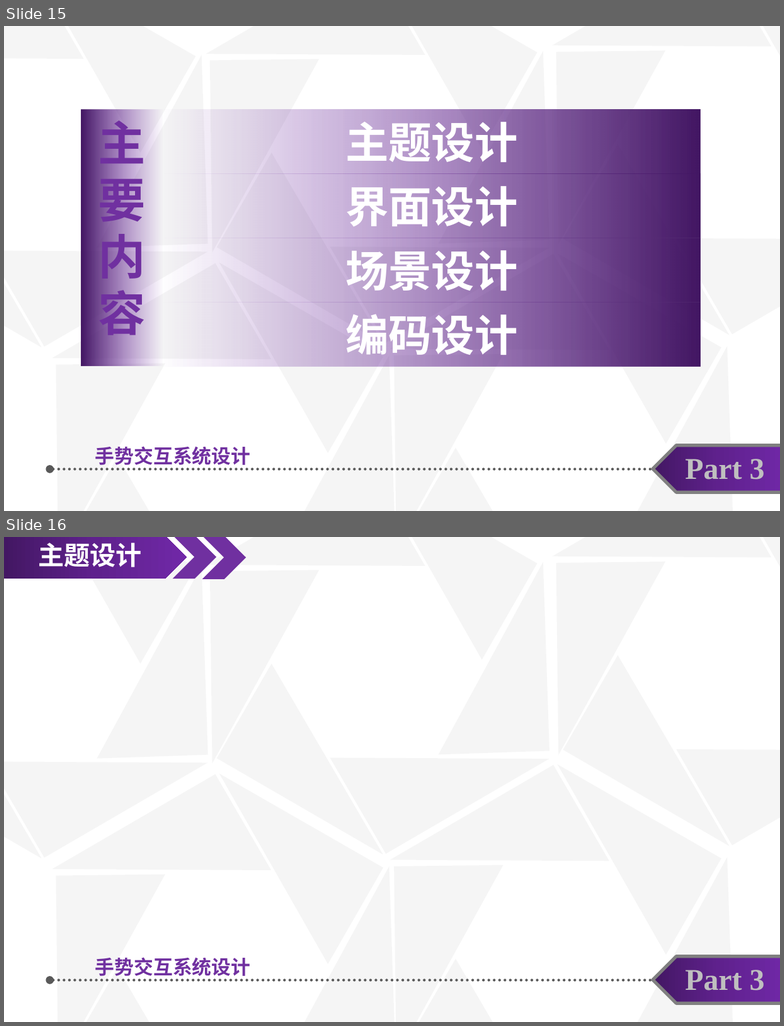
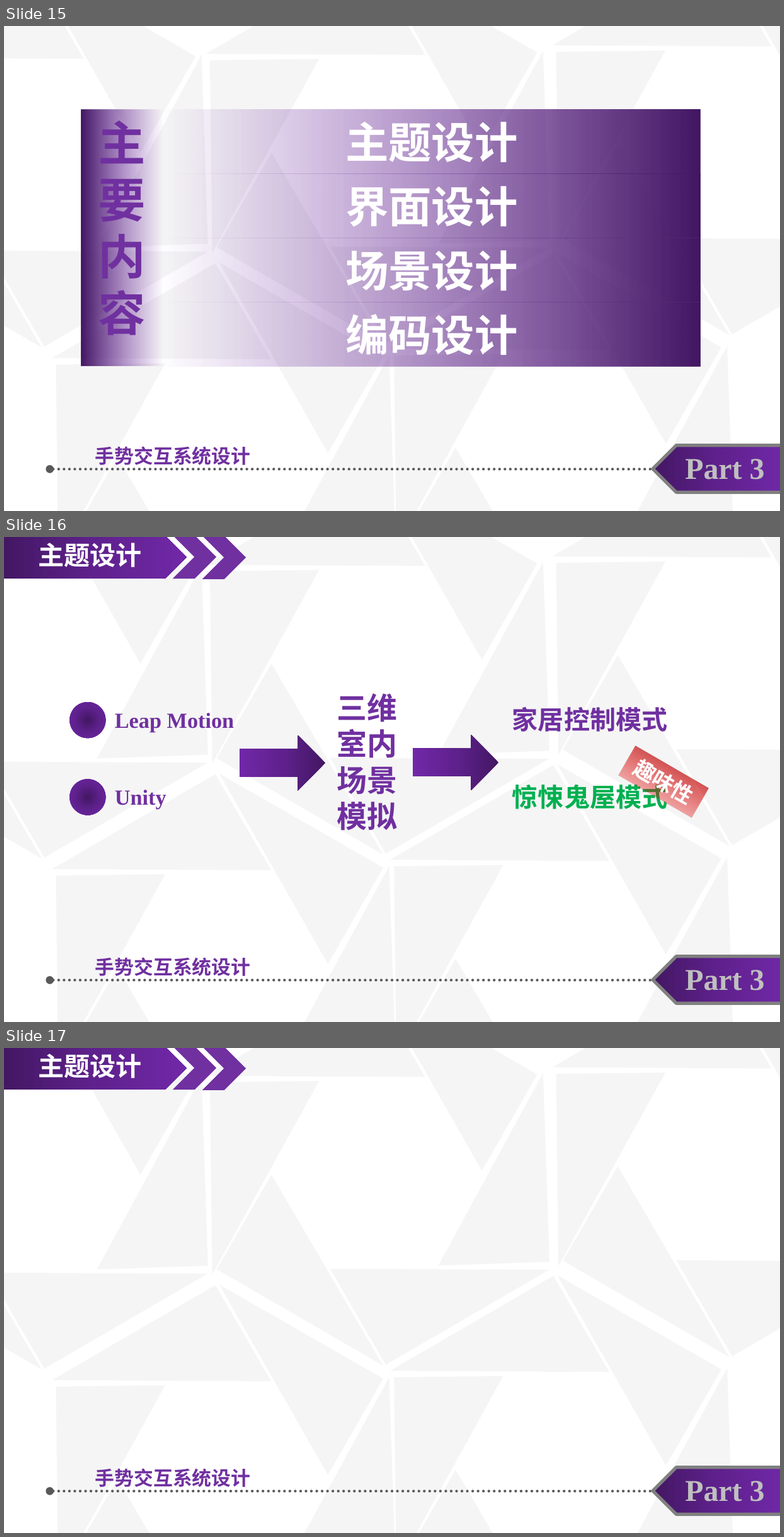
Before and after one commit to taixihuase/LeapMotion, a slide deck: Assets/Documents/毕业设计答辩.pptx. Shown one above the other, each under a label of ours: slides 15 and 16 before the commit, slides 15, 16 and 17 after it. The pictures are 784x1026 and 784x1537 pixels, drawn with LibreOffice and Linux fonts; fonts in the diff are those of the drawing. Boxes give left, top, right and bottom in pixels: in the first picture for what was removed or moved away, otherwise in the second. Text is boxed around its words. In the diff, an @@ line names an element or a change of style, - is before the commit and + after.

Commit message:
Alter PPT

```diff
--- a/Assets/Documents/毕业设计答辩.pptx
+++ b/Assets/Documents/毕业设计答辩.pptx
@@ slide 16 added at [4,537,780,1022], background #FFFFFF @@
@@ group added at [4,537,780,1022]: 29 right triangles @@
@@ pentagon arrow added at [4,537,187,579], fill gradient #431764 to #5F218E to #7128A8, 24 pt, text #FFFFFF, bold @@
+主题设计
@@ chevron added at [172,537,216,579], fill #7030A0 @@
@@ chevron added at [202,537,246,579], fill #7030A0 @@
@@ ellipse added at [70,702,105,738], fill gradient #431764 to #5F218E to #7128A8 @@
@@ text added at [337,693,397,831], 28 pt, text #7030A0, bold @@
+三维室内场景模拟
@@ text added at [115,713,235,732], 20 pt, text #7030A0, bold @@
+Leap Motion
@@ text added at [512,707,667,732], 24 pt, text #7030A0, bold @@
+家居控制模式
@@ right arrow added at [240,735,326,791], fill gradient #431764 to #5F218E to #7128A8 @@
@@ right arrow added at [413,735,499,791], fill gradient #431764 to #5F218E to #7128A8 @@
@@ rectangle added at [619,746,710,817], fill gradient #970000 to #D70000 to #FF0000, 20 pt, text #FFFFFF, bold @@
+趣味性
@@ ellipse added at [70,779,105,815], fill gradient #431764 to #5F218E to #7128A8 @@
@@ text added at [512,780,667,809], 24 pt, text #00B050, bold @@
+惊悚鬼屋模式
@@ text added at [115,790,167,809], 20 pt, text #7030A0, bold @@
+Unity
@@ text added at [95,957,250,980], 18 pt, text #7030A0, bold @@
+手势交互系统设计
@@ pentagon arrow added at [653,956,780,1003], fill gradient #431764 to #5F218E to #7128A8, outline #808080 3 pt, 28 pt, text #BFBFBF, bold @@
+Part 3
@@ double arrow added from (50, 980) to (722, 980), #595959 2.5 pt dashed @@
@@ what was slide 16 is now slide 17 @@
```
Also in this commit, not shown: 1 other file.
